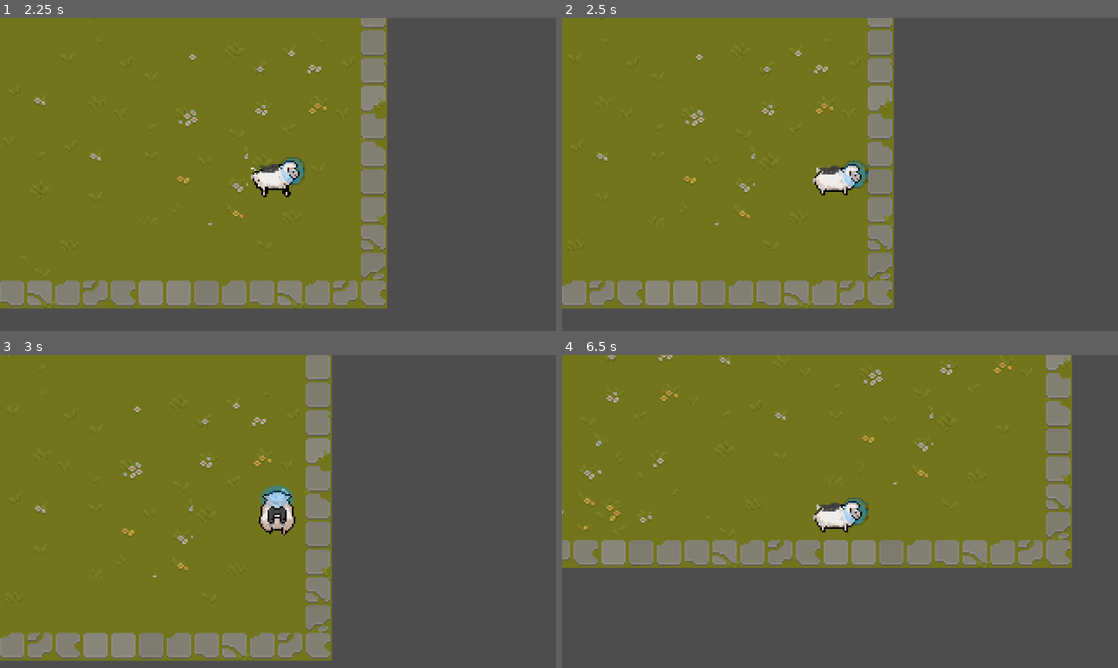
Above: before the commit, frames 1-4 (two rows, left to right).
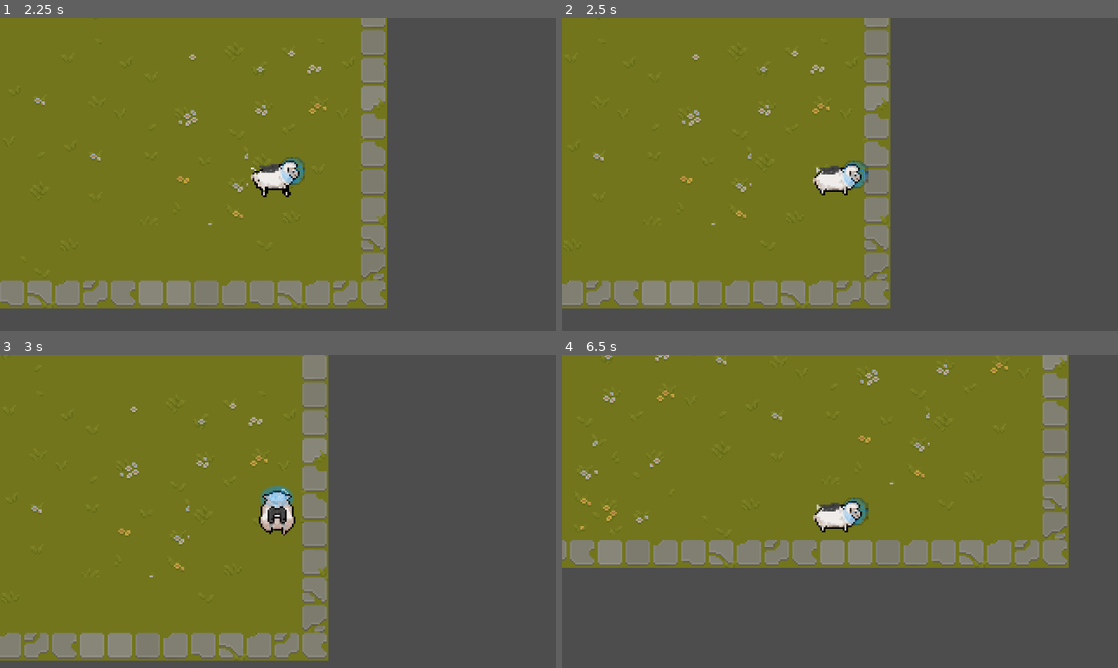
Above: after the commit, the same moments.

Repository: supermakz/AstroSheep
Game: Godot game, scene res://Scenes/game_scene.tscn
Two runs of this game, one before a commit and one after it. Both use one fixed random seed, a clock stepped at 60 frames per second and the inputs below.
Inputs (mouse positions are in pixels of both pictures, inside the frame that each line leads up to):
- Up to frame 1 (2.25 s): move the mouse to (400, 158) at 0.52 s; hold D (move_right) 0.53-1.28 s; click (400, 158) at 0.6 s; move the mouse to (166, 190) at 1.27 s; hold S (move_down) 1.28-2.03 s; tap R (cycle_weapon) at 1.35 s; move the mouse to (333, 105) at 2.02 s; hold D (move_right) from 2.03 s (still down); tap Shift (dash) at 2.1 s
- Up to frame 2 (2.5 s): keep holding D (move_right)
- Up to frame 3 (3 s): move the mouse to (250, 574) at 2.77 s; release D (move_right) at 2.78 s; hold W (move_up) from 2.78 s (still down); right-click (250, 574) at 2.85 s
- Up to frame 4 (6.5 s): move the mouse to (1006, 558) at 3.52 s; release W (move_up) at 3.53 s; hold A (move_left) 3.53-5.03 s; click (1006, 558) at 3.6 s; move the mouse to (673, 464) at 4.27 s; tap R (cycle_weapon) at 4.35 s; move the mouse to (867, 511) at 5.02 s; hold S (move_down) 5.03-5.78 s; tap Shift (dash) at 5.1 s; move the mouse to (756, 433) at 5.77 s; hold D (move_right) from 5.78 s (still down); right-click (756, 433) at 5.85 s

Frame 1 is identical in both runs. In frame 2, 3.6% of the frame differs, in the area x 0-60%, y 0-93%; in frame 3, 3.6%; in frame 4, 4.3%, in the area x 0-92%, y 0-68%.

Commit message:
Enemydummy
Enemy dummy added
added README to do list
collision layers/masks adjusted

Diff:
--- /dev/null
+++ b/Scenes/enemy.gd
@@ -0,0 +1,51 @@
+extends CharacterBody2D
+
+@export var max_hp := 50
+@export var knockback_strength := 15
+
+var hp := max_hp
+var dead := false
+
+@onready var sprite: AnimatedSprite2D = $AnimatedSprite2D
+@onready var hitbox: Area2D = $Hitbox
+
+func _ready():
+	hitbox.area_entered.connect(_on_hitbox_area_entered)
+	sprite.play("idle")
+
+func _physics_process(delta):
+	if dead:
+		return
+	velocity = Vector2.ZERO
+	move_and_slide()
+
+# =========================
+# DAMAGE HANDLING
+# =========================
+func take_damage(damage: int, from_position: Vector2):
+	if dead:
+		return
+
+	hp -= damage
+	sprite.play("hit")
+
+	# Knockback
+	var dir := (global_position - from_position).normalized()
+	velocity = dir * knockback_strength
+
+	if hp <= 0:
+		die()
+
+func die():
+	dead = true
+	sprite.play("death")
+	hitbox.monitoring = false
+	$CollisionShape2D.disabled = true
+
+func _on_hitbox_area_entered(area: Area2D):
+	# Erwartet, dass dein Player-Angriff:
+	# - damage INT hat
+	# - global_position benutzt
+	if area.has_method("get_damage"):
+		var dmg = area.get_damage()
+		take_damage(dmg, area.global_position)
--- /dev/null
+++ b/Scenes/enemy.tscn
@@ -0,0 +1,46 @@
+[gd_scene load_steps=6 format=3 uid="uid://kph3okjs0un8"]
+
+[ext_resource type="Script" uid="uid://dwpyvk5ntmfha" path="res://Scenes/enemy.gd" id="1_1f0kj"]
+[ext_resource type="Texture2D" uid="uid://c4uy3fnyxvjag" path="res://Assets_Art/foxenemy.png" id="1_hghv2"]
+
+[sub_resource type="SpriteFrames" id="SpriteFrames_hghv2"]
+animations = [{
+"frames": [{
+"duration": 1.0,
+"texture": ExtResource("1_hghv2")
+}],
+"loop": true,
+"name": &"idle",
+"speed": 5.0
+}]
+
+[sub_resource type="RectangleShape2D" id="RectangleShape2D_hghv2"]
+size = Vector2(24, 23)
+
+[sub_resource type="RectangleShape2D" id="RectangleShape2D_1f0kj"]
+size = Vector2(24, 22)
+
+[node name="enemy" type="CharacterBody2D"]
+y_sort_enabled = true
+collision_layer = 4
+collision_mask = 3
+script = ExtResource("1_1f0kj")
+
+[node name="AnimatedSprite2D" type="AnimatedSprite2D" parent="."]
+sprite_frames = SubResource("SpriteFrames_hghv2")
+animation = &"idle"
+
+[node name="CollisionShape2D" type="CollisionShape2D" parent="."]
+position = Vector2(-2, 3)
+shape = SubResource("RectangleShape2D_hghv2")
+disabled = true
+
+[node name="Hitbox" type="Area2D" parent="."]
+y_sort_enabled = true
+collision_layer = 8
+collision_mask = 2
+
+[node name="CollisionShape2D" type="CollisionShape2D" parent="Hitbox"]
+y_sort_enabled = true
+position = Vector2(-2, 3)
+shape = SubResource("RectangleShape2D_1f0kj")
--- a/Scenes/game_scene.tscn
+++ b/Scenes/game_scene.tscn
@@ -1,7 +1,8 @@
-[gd_scene load_steps=5 format=4 uid="uid://cwmuxmos65jje"]
+[gd_scene load_steps=6 format=4 uid="uid://cwmuxmos65jje"]
 
 [ext_resource type="PackedScene" uid="uid://g0driojvpwlg" path="res://Scenes/player.tscn" id="1_x87qo"]
 [ext_resource type="Texture2D" uid="uid://bsbpckj166i5" path="res://Assets_Art/TX Tileset Grass.png" id="2_b6fju"]
+[ext_resource type="PackedScene" uid="uid://kph3okjs0un8" path="res://Scenes/enemy.tscn" id="3_6h5vk"]
 
 [sub_resource type="TileSetAtlasSource" id="TileSetAtlasSource_6h5vk"]
 texture = ExtResource("2_b6fju")
@@ -340,7 +341,11 @@
 [node name="GameScene" type="Node2D"]
 
 [node name="TileMapLayer" type="TileMapLayer" parent="."]
+y_sort_enabled = true
 tile_map_data = PackedByteArray("AAAAAP//AAAOAAMAAAD/////AAANAAMAAAAAAP7/AAAOAAIAAAD///7/AAANAAIAAAABAP7/AAAPAAIAAAABAP …(8656 unchanged characters)…
 tile_set = SubResource("TileSet_fiftr")
 
 [node name="Player" parent="." instance=ExtResource("1_x87qo")]
+
+[node name="enemy" parent="." instance=ExtResource("3_6h5vk")]
+position = Vector2(4, -125)
--- a/Scenes/player.tscn
+++ b/Scenes/player.tscn
@@ -204,13 +204,16 @@
 transitions = ["Start", "idle", SubResource("AnimationNodeStateMachineTransition_pu2lt"), "idle", "walk", SubResource("AnimationNodeStateMachineTransition_ukyrk"), "walk", "idle", SubResource("AnimationNodeStateMachineTransition_7dp3o")]
 
 [sub_resource type="CapsuleShape2D" id="CapsuleShape2D_cvnsp"]
-radius = 7.5
-height = 28.0
+height = 26.0
 
 [node name="Player" type="CharacterBody2D"]
+y_sort_enabled = true
+collision_layer = 3
+collision_mask = 7
 script = ExtResource("1_v0iea")
 
 [node name="Sprite2D" type="Sprite2D" parent="."]
+y_sort_enabled = true
 texture = ExtResource("2_cvnsp")
 region_enabled = true
 region_rect = Rect2(0, 224, 32, 32)
@@ -228,8 +231,9 @@
 parameters/walk/blend_position = Vector2(-0.0015949011, 0.77443945)
 
 [node name="CollisionShape2D" type="CollisionShape2D" parent="."]
-position = Vector2(1, 2)
+y_sort_enabled = true
 rotation = 1.5707964
 shape = SubResource("CapsuleShape2D_cvnsp")
 
 [node name="Camera2D" type="Camera2D" parent="."]
+y_sort_enabled = true
Binary file added: Assets_Art/Sprite-0001.aseprite
Binary file added: Assets_Art/foxenemy.png
Not shown, added: Assets_Art/foxenemy.png.import
Not shown, added: READMEfürfloris.txt
Not shown, added: Scenes/enemy.gd.uid
